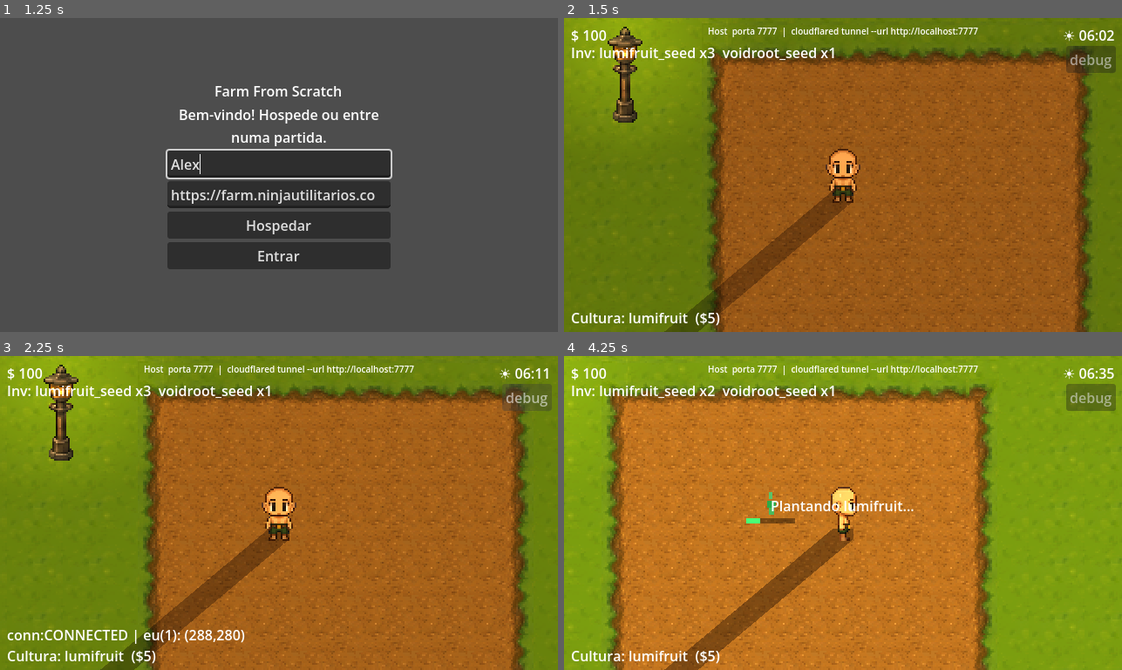
Above: before the commit, frames 1-4 (two rows, left to right).
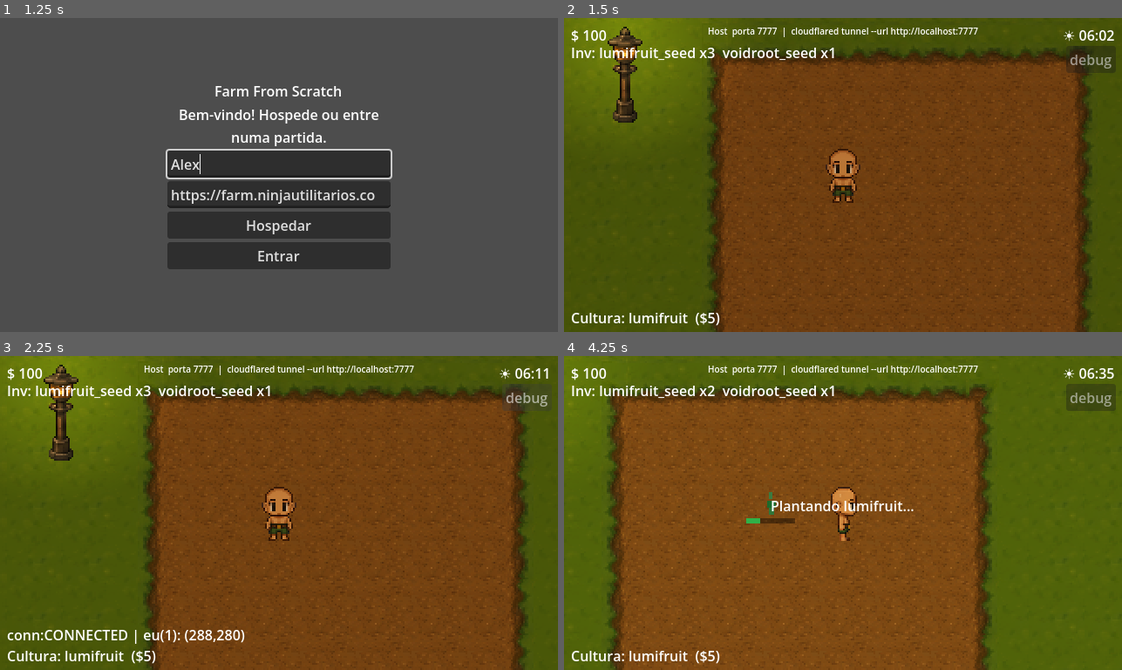
Above: after the commit, the same moments.

Repository: BrunoKagami/farm-from-scratch
Game: Godot game, scene res://scenes/Lobby.tscn
Same seed, same stepped clock (60 frames per second), same inputs: the game is played once before the commit and once after it.
Inputs (mouse positions are in pixels of both pictures, inside the frame that each line leads up to):
- Up to frame 1 (1.25 s): click (279, 165) at 0.52 s; type "Alex" at 0.6 s
- Up to frame 2 (1.5 s): click "Hospedar" at 1.25 s
- Up to frame 3 (2.25 s): click "debug" at 2 s
- Up to frame 4 (4.25 s): tap Enter at 2.75 s; move the mouse to (965, 497) at 2.77 s; hold Right (ui_right) 2.78-3.5 s; hold E (interact) 2.78-3.5 s; click (965, 497) at 2.92 s; drag from (731, 528) to (815, 575) at 3.52 s

Frame 1 is identical in both runs. In frame 2, 93% of the frame differs, in the area x 0-100%, y 0-100%; in frame 3, 94%; in frame 4, 96%.

Commit message:
fix: remove daytime sun shadow, it looked broken
DirectionalLight2D casts parallel/infinite shadows with no falloff or
max length — for this pixel-art scale that rendered as a long hard
streak across the ground, not a believable shadow. Dropped the
symbolic sun light entirely; shadows now only come from the lamp's
PointLight2D at night, which is naturally bounded by its light radius
and looks far more contained.

Co-Authored-By: Claude Sonnet 4.6 <noreply@anthropic.com>

Diff:
--- a/scripts/DayNight.gd
+++ b/scripts/DayNight.gd
@@ -9,7 +9,6 @@
 var _sync_timer := 0.0
 var _target_time := -1.0
 var _lamp_light: PointLight2D
-var _sun_light: DirectionalLight2D
 
 # Pontos de cor ao longo do dia (time_of_day 0.0–1.0 = 00:00–24:00)
 const SKY := [
@@ -32,18 +31,6 @@
 		_lamp_light.set_script(load("res://scripts/LampLight.gd"))
 		_lamp_light.position = Vector2(0, -26)
 		lamp.add_child(_lamp_light)
-
-	var world := get_node_or_null("/root/World")
-	if world:
-		# "Sol" simbólico: só serve pra dar uma direção consistente de
-		# sombra durante o dia. DirectionalLight2D não tem posição que
-		# importe, só o ângulo — luz "infinita" igual o sol de verdade.
-		_sun_light = DirectionalLight2D.new()
-		_sun_light.color = Color(1.0, 0.97, 0.9)
-		_sun_light.energy = 0.0
-		_sun_light.rotation_degrees = 50.0
-		_sun_light.shadow_enabled = true
-		world.add_child.call_deferred(_sun_light)
 
 func _process(delta: float) -> void:
 	if multiplayer.is_server():
@@ -93,16 +80,12 @@
 	var cm := get_node_or_null("/root/World/CanvasModulate")
 	if cm:
 		cm.color = sky
-	var luminance := (sky.r + sky.g + sky.b) / 3.0
 	if _lamp_light:
 		# Reaproveita a própria cor do céu: quanto mais escuro, mais a
 		# lâmpada acende — acompanha o amanhecer/anoitecer automaticamente,
 		# sem precisar de um segundo conjunto de horários pra manter.
+		var luminance := (sky.r + sky.g + sky.b) / 3.0
 		_lamp_light.set_intensity(clamp((1.0 - luminance) * 1.8, 0.0, 1.0))
-	if _sun_light:
-		# O oposto da lâmpada: forte de dia, some de noite — pra sombra
-		# trocar de fonte (sol → lâmpada) suavemente na transição.
-		_sun_light.energy = clamp((luminance - 0.5) * 1.6, 0.0, 1.0)
 
 func _angular_diff(a: float, b: float) -> float:
 	var d := b - a
